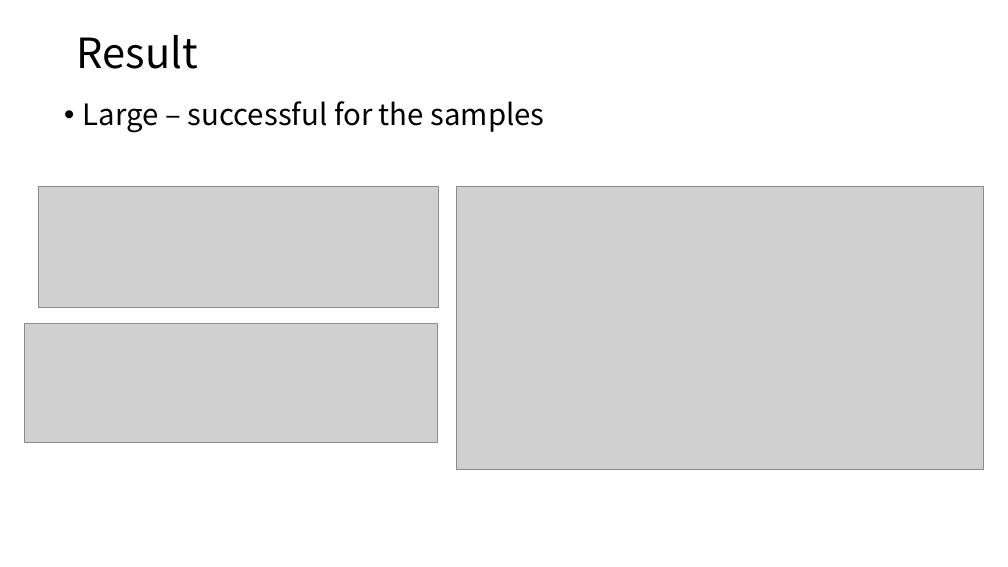
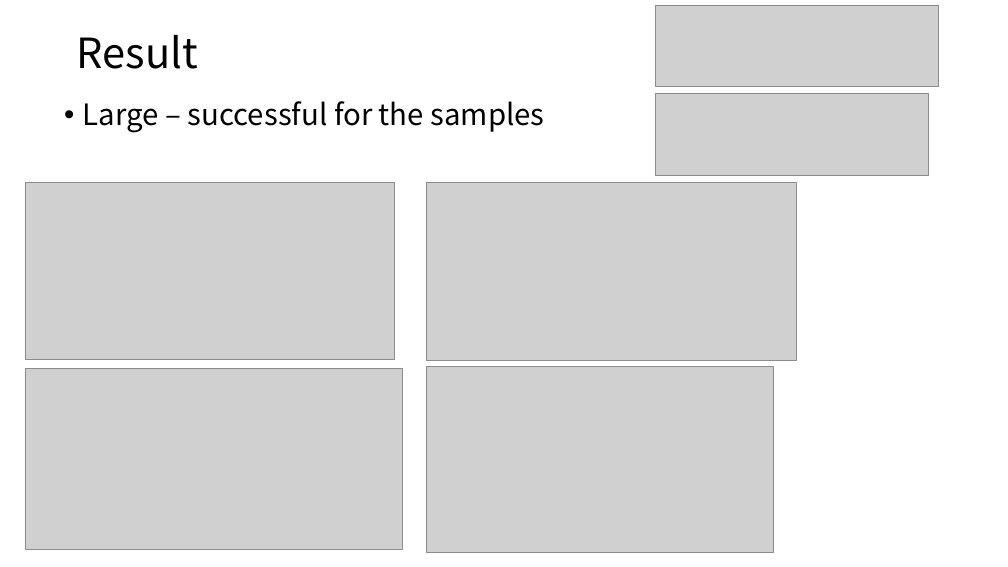
Before and after one commit to ksw20020/332project, a slide deck: slide 8 of Final Presentation.pptx. Drawn at 1008x567 pixels with LibreOffice and Linux fonts; fonts in the diff are those of the drawing; grey boxes stand for pictures. Boxes give left, top, right and bottom in pixels: in the first picture for what was removed or moved away, otherwise in the second. Text is boxed around its words. In the diff, an @@ line names an element or a change of style, - is before the commit and + after.

```diff
--- a/Final Presentation.pptx
+++ b/Final Presentation.pptx
@@ picture resized from (x1=24, y1=324, x2=437, y2=442) to (x1=656, y1=6, x2=939, y2=87) @@
@@ picture resized from (x1=39, y1=186, x2=439, y2=307) to (x1=656, y1=93, x2=929, y2=175) @@
@@ picture added at (x1=25, y1=182, x2=395, y2=359) @@
@@ picture added at (x1=426, y1=182, x2=796, y2=361) @@
@@ picture added at (x1=25, y1=369, x2=403, y2=551) @@
@@ picture resized from (x1=456, y1=186, x2=984, y2=469) to (x1=426, y1=367, x2=773, y2=553) @@
```
Also in this commit, not shown: 2 other slides changed, 1 other file.
